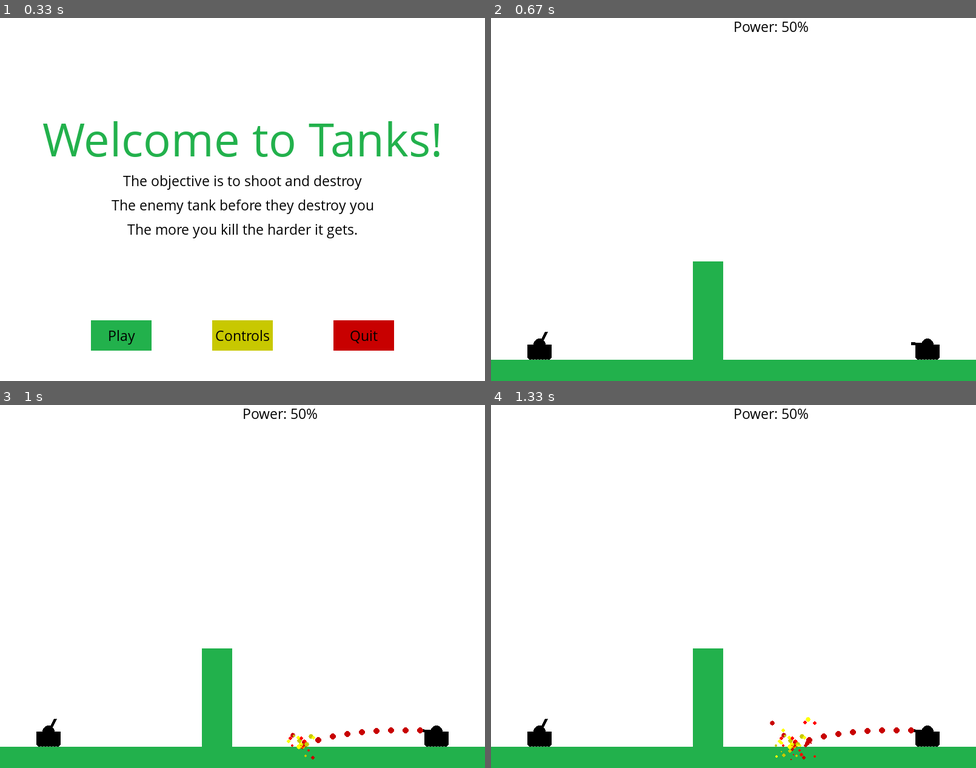
Above: before the commit, frames 1-4 (two rows, left to right).
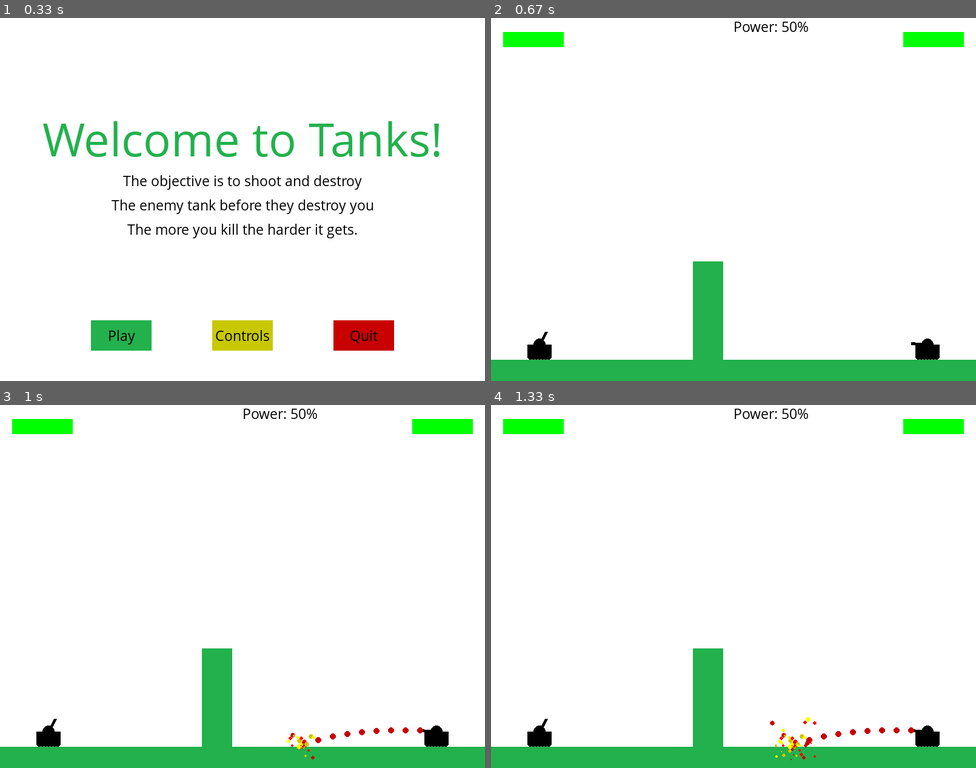
Above: after the commit, the same moments.

Repository: AleksanderTom/Pygame-tests
Game: pygame game, started from tanks.py
The game is run twice, just before and just after one commit, with the same random seed, the same clock (stepped at 60 frames per second) and the same inputs.
Inputs:
- Up to frame 1 (0.33 s): no input
- Up to frame 2 (0.67 s): click "Play" at 0.42 s
- Up to frame 3 (1 s): tap Space at 0.67 s
- Up to frame 4 (1.33 s): no input

Frame 1 is identical in both runs. In frame 2, 1.0% of the frame differs, in the area x 2-98%, y 3-9%; in frame 3, 1.0%; in frame 4, 1.0%.

Commit message:
damage added

Diff:
--- a/tanks.py
+++ b/tanks.py
@@ -170,8 +170,8 @@
         explode = False
 
 
-def fireShell(xy, tankX, tankY, turPos, gunPower, x_location, barrier_width, randomHeight):
-
+def fireShell(xy, tankX, tankY, turPos, gunPower, x_location, barrier_width, randomHeight, enemyTankX, enemyTankY):
+    damage = 0
     fire = True
     startingShell = list(xy)
 
@@ -191,6 +191,8 @@
         if startingShell[1] > display_height - ground_level:
             hit_x = int((startingShell[0] * display_height - ground_level) / startingShell[1])
             hit_y = int(display_height - ground_level)
+            if enemyTankX + 15 > hit_x > enemyTankX - 15:
+                damage = 25
             explosion(hit_x, hit_y)
             fire = False
 
@@ -208,10 +210,11 @@
 
         pygame.display.update()
         clock.tick(100)
-
+    return damage
 
 def e_fireShell(xy, tankX, tankY, turPos, gunPower, x_location, barrier_width, randomHeight, p_tankX, p_tankY):
 
+    damage = 0
     currentPower = 1
     power_found = False
 
@@ -276,6 +279,8 @@
         if startingShell[1] > display_height - ground_level:
             hit_x = int((startingShell[0] * display_height - ground_level) / startingShell[1])
             hit_y = int(display_height - ground_level)
+            if p_tankX + 15 > hit_x > p_tankX - 15:
+                damage = 25
             explosion(hit_x, hit_y)
             fire = False
 
@@ -293,6 +298,7 @@
 
         pygame.display.update()
         clock.tick(100)
+    return damage
 
 
 def game_intro():
@@ -419,10 +425,33 @@
     gameDisplay.blit(text, [display_width / 2, 0])
 
 
+def health_bars(player_health, enemy_health):
+
+    if player_health > 75:
+        player_health_color = light_green
+    elif player_health > 50:
+        player_health_color = yellow
+    else:
+        player_health_color = red
+
+    if enemy_health > 75:
+        enemy_health_color = light_green
+    elif enemy_health > 50:
+        enemy_health_color = yellow
+    else:
+        enemy_health_color = red
+
+    pygame.draw.rect(gameDisplay, player_health_color, (680, 25, player_health, 25))
+    pygame.draw.rect(gameDisplay, enemy_health_color, (20, 25, enemy_health, 25))
+
+
 def gameLoop():
     gameExit = False
     gameOver = False
     FPS = 15
+
+    player_health = 100
+    enemy_health = 100
 
     mainTankX = display_width * 0.9
     mainTankY = display_height * 0.9
@@ -475,8 +504,10 @@
                 elif event.key == pygame.K_p:
                     pause()
                 elif event.key == pygame.K_SPACE:
-                    fireShell(gun, mainTankX, mainTankY, currentTurPos, fire_power, x_location, barrier_width, randomHeight)
-                    e_fireShell(enemy_gun, enemyTankX, enemyTankY, 8, 50, x_location, barrier_width, randomHeight, mainTankX, mainTankY)
+                    damage = fireShell(gun, mainTankX, mainTankY, currentTurPos, fire_power, x_location, barrier_width, randomHeight, enemyTankX, enemyTankY)
+                    enemy_health -= damage
+                    damage = e_fireShell(enemy_gun, enemyTankX, enemyTankY, 8, 50, x_location, barrier_width, randomHeight, mainTankX, mainTankY)
+                    player_health -= damage
 
                 elif event.key == pygame.K_a:
                     power_change = -1
@@ -507,6 +538,7 @@
             mainTankX -= 5
 
         gameDisplay.fill(white)
+        health_bars(player_health, enemy_health)
         gun = tank(mainTankX, mainTankY, currentTurPos)
         enemy_gun = enemy_tank(enemyTankX, enemyTankY, 8)
         fire_power += power_change
